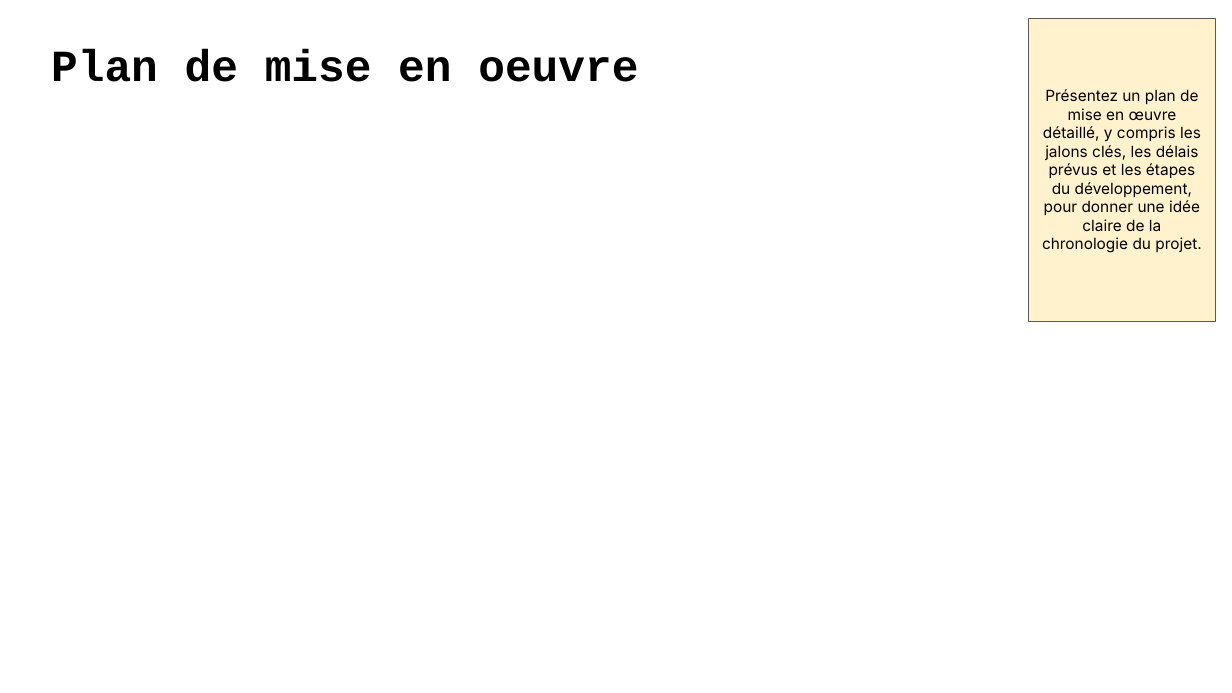
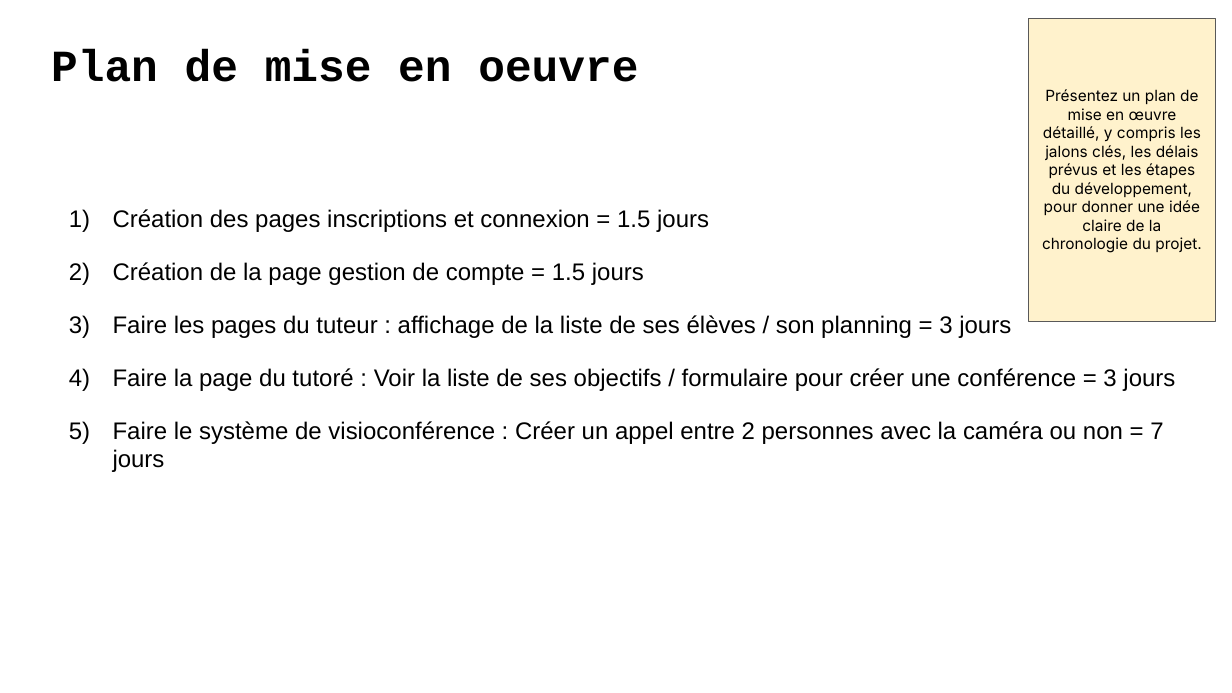
Before and after one commit to LuDetling/Avenirs, a slide deck: slide 8 of Presentation+P9+-+DA+-+Avenirs.odp. Drawn at 1232x693 pixels with LibreOffice and Linux fonts; fonts in the diff are those of the drawing. Boxes give left, top, right and bottom in pixels: in the first picture for what was removed or moved away, otherwise in the second. Text is boxed around its words. In the diff, an @@ line names an element or a change of style, - is before the commit and + after.

```diff
--- a/Presentation+P9+-+DA+-+Avenirs.odp
+++ b/Presentation+P9+-+DA+-+Avenirs.odp
@@ text added at (113,209,1175,472), 14 pt, text #000000 @@
+1) Création des pages inscriptions et connexion = 1.5 jours
+2) Création de la page gestion de compte = 1.5 jours
+3) Faire les pages du tuteur : affichage de la liste de ses élèves / son planning = 3 jours
+4) Faire la page du tutoré : Voir la liste de ses objectifs / formulaire pour créer une conférence = 3 jours
+5) Faire le système de visioconférence : Créer un appel entre 2 personnes avec la caméra ou non = 7 jours
```
Also in this commit, not shown: 5 other slides changed, 6 other files.
